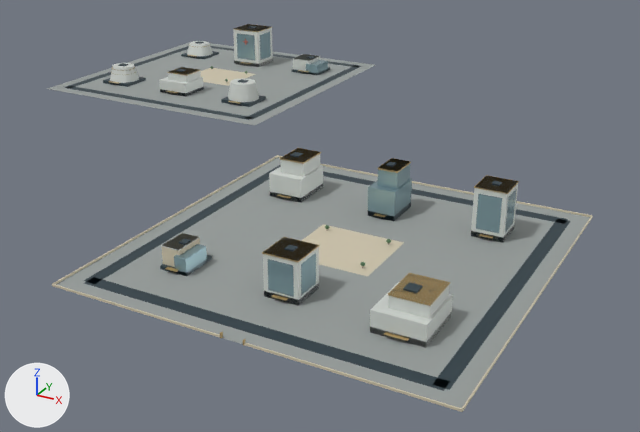
The glTF model web/public/assets/3d/ampliworld/GC-CITY-2030/GC-TILE-14-26.glb as it was, and as the next commit left it.
One viewpoint serves both versions: a 50 mm lens placed at (4520.0, -11817.0, 329.0), pointed at (4076.0, -11010.0, -74.0). Lighting does not change. The marker at lower left points along +X, +Y and +Z. The older version comes first. Where no turn or scale is listed for an object, it has been applied to the vertices. Vertices at exactly the same position are counted once.

The first picture shows 'GC-TILE-14-26-dark', 'GC-TILE-14-26-glass', 'GC-TILE-14-26-gold', 'GC-TILE-14-26-ivory', 'GC-TILE-14-26-paving', 'GC-TILE-14-26-white' and 1 more.
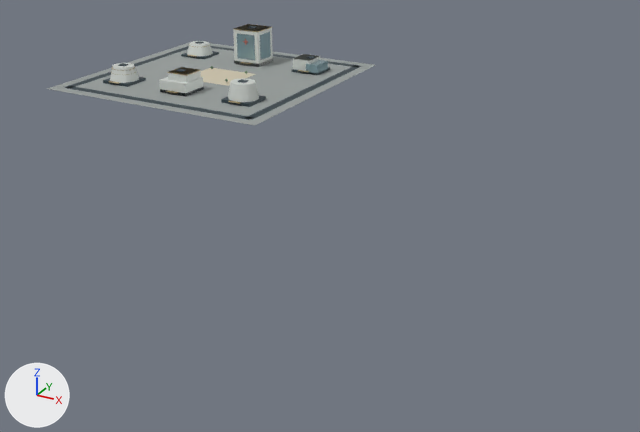
Location of each change, (x1, y1, x2, y2) in pixels of the pictures (640 x 432 px):
'GC-TILE-14-26-paving', reshaped (40% narrower, 77% shorter): before (47, 41, 590, 408); after (47, 41, 375, 126)
'GC-TILE-14-26-dark', reshaped (41% narrower, 74% shorter): before (65, 26, 570, 391); after (65, 26, 361, 120)
'GC-TILE-14-26-white', reshaped (48% narrower, 76% shorter): before (110, 24, 518, 348); after (110, 24, 320, 102)
'GC-TILE-14-26-ivory', reshaped: before (52, 68, 593, 412); after (200, 68, 255, 86)
'GC-TILE-14-26-glass', reshaped (73% narrower, 83% shorter): before (174, 32, 516, 297); after (237, 32, 328, 75)
'GC-TILE-14-26-gold', reshaped (51% narrower, 75% shorter): before (109, 24, 519, 345); after (109, 24, 308, 104)
part 1 of me_mesh_0, deleted: before (56, 157, 590, 408)
part 2 of me_mesh_1, deleted: before (84, 152, 570, 391)
part 3 of me_mesh_2, deleted: before (52, 155, 593, 412)
part 4 of me_mesh_5, deleted: before (161, 148, 518, 348)
part 5 of me_mesh_6, deleted: before (165, 148, 519, 345)
part 6 of me_mesh_7, deleted: before (174, 159, 516, 297)

The change, as a diff of the scene's bpy script:
```diff
--- a/web/public/assets/3d/ampliworld/GC-CITY-2030/GC-TILE-14-26.glb.py
+++ b/web/public/assets/3d/ampliworld/GC-CITY-2030/GC-TILE-14-26.glb.py
@@ me_mesh_0 @@
 # used by ob_gc_tile_14_26_paving; location = (0.0, 0.0, 0.0)
-me_mesh_0.from_pydata(...)  # 16 vertices, 24 faces; spans x 3621.0..4379.0, y -11379.0..-10621.0, z 0.0
+me_mesh_0.from_pydata(...)  # 8 vertices, 12 faces; spans x 3621.0..3959.0, y -10959.0..-10621.0, z 0.0
+# me_mesh_0 part 1: the loose piece of 8 vertices spanning x 4041.0..4379.0, y -11379.0..-11041.0, z 0.0 is deleted
 me_mesh_0.materials.append(mat_paving)
@@ me_mesh_1 @@
 # used by ob_gc_tile_14_26_dark; location = (0.0, 0.0, 0.0)
-me_mesh_1.from_pydata(...)  # 256 vertices, 384 faces; spans x 3636.0..4364.0, y -11364.0..-10636.0, z 0.0..54.0
+me_mesh_1.from_pydata(...)  # 128 vertices, 192 faces; spans x 3636.0..3944.0, y -10944.0..-10636.0, z 0.0..54.0
+# me_mesh_1 part 2: 16 loose pieces with 128 vertices, spanning x 4056.0..4364.0, y -11364.0..-11056.0, z 0.0..48.0, are deleted
 me_mesh_1.materials.append(mat_dark)
@@ me_mesh_2 @@
 # used by ob_gc_tile_14_26_ivory; location = (0.0, 0.0, 0.0)
-me_mesh_2.from_pydata(...)  # 64 vertices, 96 faces; spans x 3750.0..4380.0, y -11380.0..-10754.0, z 0.0..20.0
+me_mesh_2.from_pydata(...)  # 8 vertices, 12 faces; spans x 3750.0..3830.0, y -10826.0..-10754.0, z 0.0
+# me_mesh_2 part 3: 7 loose pieces with 56 vertices, spanning x 4040.0..4380.0, y -11380.0..-11040.0, z 0.0..20.0, are deleted
 me_mesh_2.materials.append(mat_ivory)
@@ me_mesh_5 @@
 # used by ob_gc_tile_14_26_white; location = (0.0, 0.0, 0.0)
-me_mesh_5.from_pydata(...)  # 162 vertices, 264 faces; spans x 3670.0..4332.0, y -11322.0..-10678.0, z 0.0..53.0
+me_mesh_5.from_pydata(...)  # 106 vertices, 180 faces; spans x 3670.0..3910.0, y -10898.0..-10678.0, z 0.0..53.0
+# me_mesh_5 part 4: 7 loose pieces with 56 vertices, spanning x 4092.0..4332.0, y -11322.0..-11096.0, z 0.0..47.0, are deleted
 me_mesh_5.materials.append(mat_white)
@@ me_mesh_6 @@
 # used by ob_gc_tile_14_26_gold; location = (0.0, 0.0, 0.0)
-me_mesh_6.from_pydata(...)  # 366 vertices, 612 faces; spans x 3671.0..4330.0, y -11380.0..-10678.0, z 0.0..53.0
+me_mesh_6.from_pydata(...)  # 262 vertices, 456 faces; spans x 3671.0..3909.0, y -10902.0..-10678.0, z 4.0..53.0
+# me_mesh_6 part 5: 13 loose pieces with 104 vertices, spanning x 4100.0..4330.0, y -11380.0..-11098.0, z 0.0..47.0, are deleted
 me_mesh_6.materials.append(mat_gold)
@@ me_mesh_7 @@
 # used by ob_gc_tile_14_26_glass; location = (0.0, 0.0, 0.0)
-me_mesh_7.from_pydata(...)  # 128 vertices, 192 faces; spans x 3768.0..4325.0, y -11315.0..-10678.0, z 0.0..47.0
+me_mesh_7.from_pydata(...)  # 40 vertices, 60 faces; spans x 3768.0..3912.0, y -10718.0..-10678.0, z 0.0..47.0
+# me_mesh_7 part 6: 11 loose pieces with 88 vertices, spanning x 4112.0..4325.0, y -11315.0..-11099.0, z 0.0..46.0, are deleted
 me_mesh_7.materials.append(mat_glass)
```
